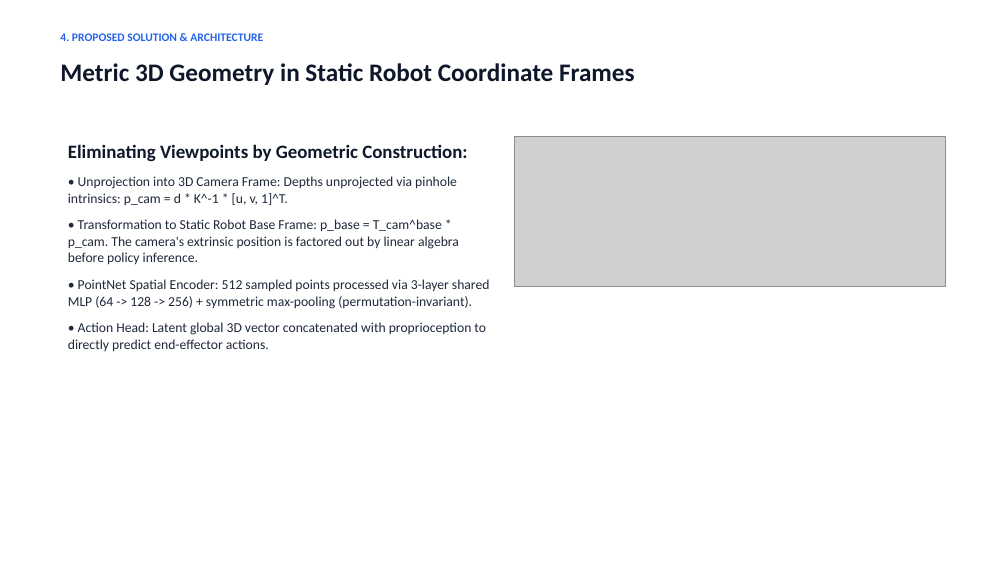
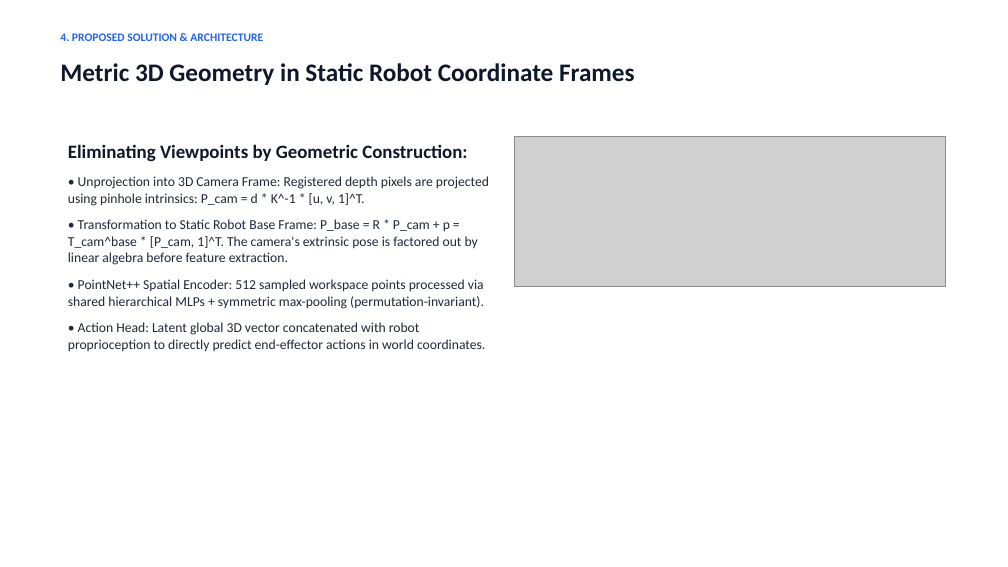
Before and after one commit to Durgesh-Shelke/Multi-viewpoint_Generalization, a slide deck: slide 5 of BTP_Final_Defense_Presentation.pptx. Drawn at 1008x567 pixels with LibreOffice and Linux fonts; fonts in the diff are those of the drawing; grey boxes stand for pictures. Boxes give left, top, right and bottom in pixels: in the first picture for what was removed or moved away, otherwise in the second. Text is boxed around its words. In the diff, an @@ line names an element or a change of style, - is before the commit and + after.

```diff
--- a/BTP_Final_Defense_Presentation.pptx
+++ b/BTP_Final_Defense_Presentation.pptx
@@ text at [68,176,489,351]: text changed @@
-• Unprojection into 3D Camera Frame: Depths unprojected via pinhole intrinsics: p_cam = d * K^-1 * [u, v, 1]^T.
-• Transformation to Static Robot Base Frame: p_base = T_cam^base * p_cam. The camera's extrinsic position is factored out by linear algebra before policy inference.
-• PointNet Spatial Encoder: 512 sampled points processed via 3-layer shared MLP (64 -> 128 -> 256) + symmetric max-pooling (permutation-invariant).
-• Action Head: Latent global 3D vector concatenated with proprioception to directly predict end-effector actions.
+• Unprojection into 3D Camera Frame: Registered depth pixels are projected using pinhole intrinsics: P_cam = d * K^-1 * [u, v, 1]^T.
+• Transformation to Static Robot Base Frame: P_base = R * P_cam + p = T_cam^base * [P_cam, 1]^T. The camera's extrinsic pose is factored out by linear algebra before feature extraction.
+• PointNet++ Spatial Encoder: 512 sampled workspace points processed via shared hierarchical MLPs + symmetric max-pooling (permutation-invariant).
+• Action Head: Latent global 3D vector concatenated with robot proprioception to directly predict end-effector actions in world coordinates.
```
Also in this commit, not shown: 13 other slides changed, 6 other files.
